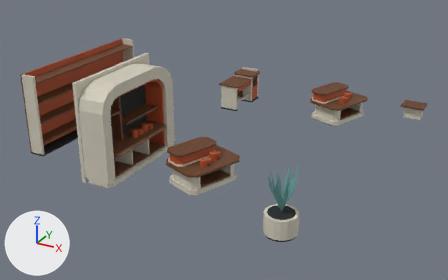
The glTF model external_packages/shopping_promenade_20261009/exports/SHOP_D09_P100_F288__fitout.glb: old version first, new version second.
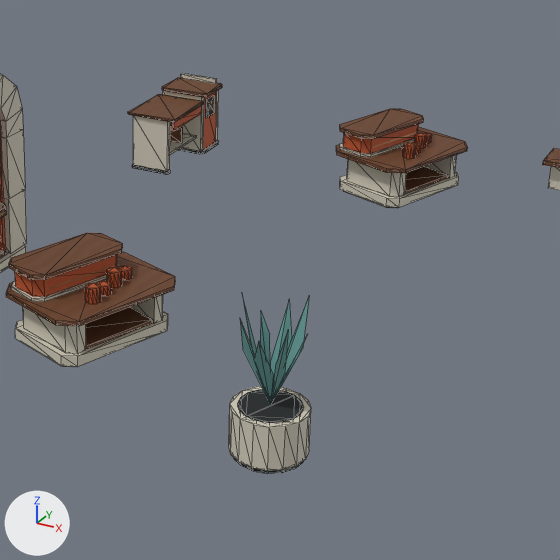
Old and new are each drawn whole from a 50 mm lens placed at (8.63, -17.03, 8.3), pointed at (-0.29, -0.82, 0.19) and again close up on the part from 36% to 91% of the width and 12% to 100% of the height. Every picture has the same lights, and +X, +Y and +Z are marked at lower left. The older version's two pictures come first. The close-ups show mesh edges as thin lines. Vertices at exactly the same position are counted once.

The first close-up shows 'SHOP_D09_P100_F288__fitout__dark_rubber', 'SHOP_D09_P100_F288__fitout__ivory_enamel', 'SHOP_D09_P100_F288__fitout__quiet_teal', 'SHOP_D09_P100_F288__fitout__retail_terracotta_enamel', 'SHOP_D09_P100_F288__fitout__warm_walnut' and 1 more.
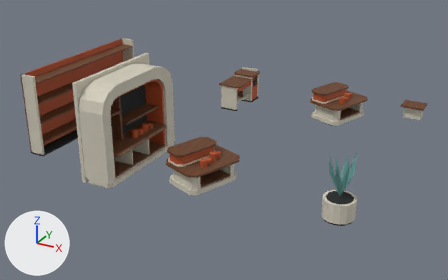
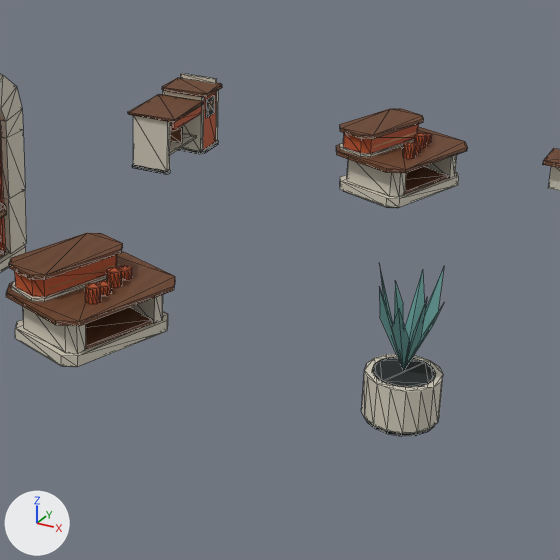
Diff of the bpy script that builds the scene:
```diff
--- a/external_packages/shopping_promenade_20261009/exports/SHOP_D09_P100_F288__fitout.glb.py
+++ b/external_packages/shopping_promenade_20261009/exports/SHOP_D09_P100_F288__fitout.glb.py
@@ me_shop_d09_p100_f288__fitout__dark_rubber @@
 # used by ob_shop_d09_p100_f288__fitout__dark_rubber; location = (0.0, 0.0, 0.0)
-me_shop_d09_p100_f288__fitout__dark_rubber.from_pydata(...)  # 260 vertices, 448 faces; spans x -5.35..3.9, y -5.2..4.31, z 0.0..2.49
+me_shop_d09_p100_f288__fitout__dark_rubber.from_pydata(...)  # 260 vertices, 448 faces; spans x -5.35..4.9, y -5.0..4.31, z 0.0..2.49
+# me_shop_d09_p100_f288__fitout__dark_rubber part 1: the loose piece of 32 vertices spanning x 3.1..3.9, y -5.2..-4.4, z 0.0..0.06 is moved by (1.0, 1.4, 0.0)
+# me_shop_d09_p100_f288__fitout__dark_rubber part 2: the loose piece of 32 vertices spanning x 3.15..3.85, y -5.15..-4.45, z 0.56..0.6 is moved by (1.0, 1.4, 0.0)
 me_shop_d09_p100_f288__fitout__dark_rubber.materials.append(mat_astraea_dark_rubber)
@@ me_shop_d09_p100_f288__fitout__ivory_enamel @@
 # used by ob_shop_d09_p100_f288__fitout__ivory_enamel; location = (0.0, 0.0, 0.0)
-me_shop_d09_p100_f288__fitout__ivory_enamel.from_pydata(...)  # 372 vertices, 674 faces; spans x -5.35..4.8, y -5.24..4.9, z 0.0..3.0
+me_shop_d09_p100_f288__fitout__ivory_enamel.from_pydata(...)  # 372 vertices, 674 faces; spans x -5.35..4.93, y -5.05..4.9, z 0.0..3.0
+# me_shop_d09_p100_f288__fitout__ivory_enamel part 3: the loose piece of 32 vertices spanning x 3.07..3.93, y -5.24..-4.36, z 0.06..0.59 is moved by (1.0, 1.4, 0.0)
 me_shop_d09_p100_f288__fitout__ivory_enamel.materials.append(mat_astraea_ivory_enamel)
@@ me_shop_d09_p100_f288__fitout__quiet_teal @@
 # used by ob_shop_d09_p100_f288__fitout__quiet_teal; location = (0.0, 0.0, 0.0)
-me_shop_d09_p100_f288__fitout__quiet_teal.from_pydata(...)  # 25 vertices, 16 faces; spans x 3.12..3.88, y -5.18..-4.42, z 0.6..1.85
+me_shop_d09_p100_f288__fitout__quiet_teal.from_pydata(...)  # 25 vertices, 16 faces; spans x 4.12..4.88, y -3.78..-3.02, z 0.6..1.85
+# me_shop_d09_p100_f288__fitout__quiet_teal part 4: the whole mesh is moved by (1.0, 1.4, 0.0)
 me_shop_d09_p100_f288__fitout__quiet_teal.materials.append(mat_quiet_teal)
```

What differs and where, as boxes (x1, y1, x2, y2) in the close-ups (560 x 560 px; the box of a moved part takes in the faces that stretch with it):
'SHOP_D09_P100_F288__fitout__ivory_enamel', reshaped
    before: (0, 73, 560, 470)
    after: (0, 73, 560, 433)
'SHOP_D09_P100_F288__fitout__quiet_teal', moved
    before: (240, 296, 309, 405)
    after: (379, 264, 444, 370)
'SHOP_D09_P100_F288__fitout__dark_rubber', reshaped (10% shorter)
    before: (63, 94, 450, 474)
    after: (63, 94, 450, 436)
part 1 of me_shop_d09_p100_f288__fitout__dark_rubber, moved or reshaped (mostly hidden)
    before: (233, 457, 303, 474)
    after: (366, 420, 434, 436)
part 2 of me_shop_d09_p100_f288__fitout__dark_rubber, moved or reshaped
    before: (238, 389, 303, 423)
    after: (372, 357, 436, 388)
part 3 of me_shop_d09_p100_f288__fitout__ivory_enamel, moved or reshaped
    before: (229, 386, 311, 470)
    after: (362, 354, 443, 433)
